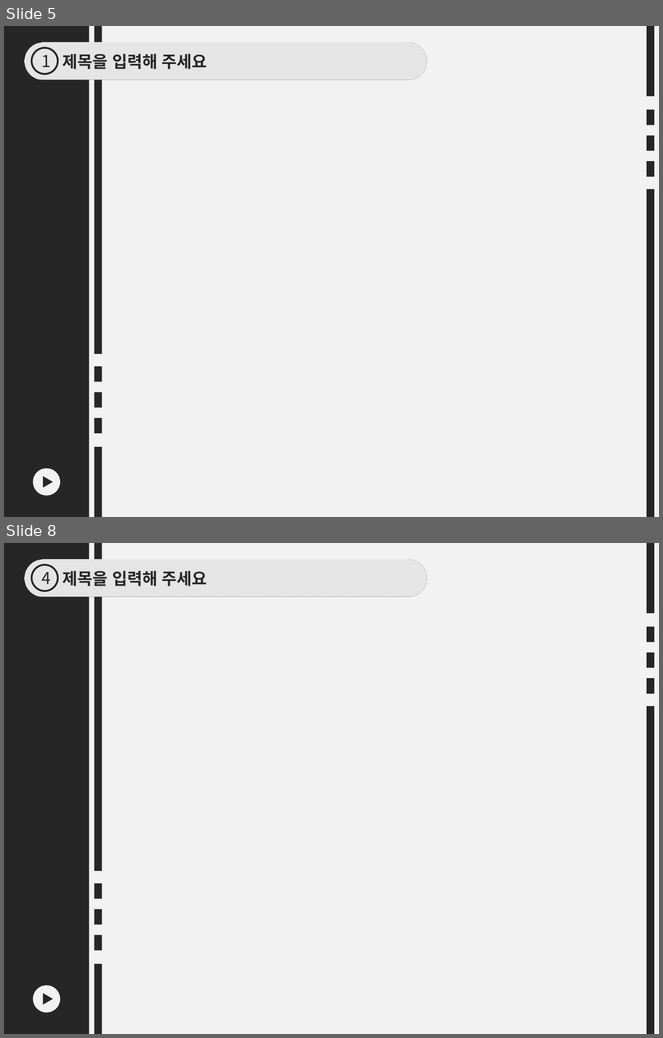
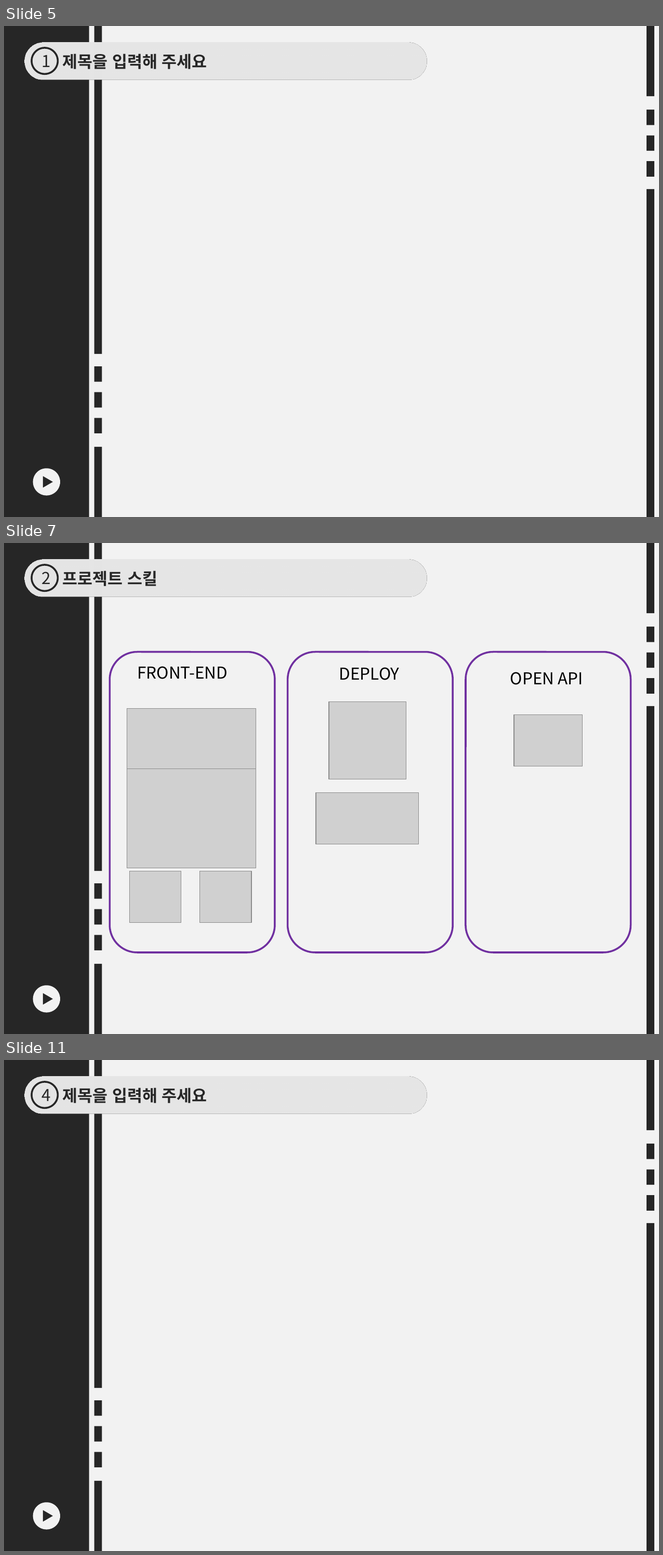
Before and after one commit to changwoon2/mapo-movie, a slide deck: 임창운_마포무비 PPT 템플릿.pptx. Shown one above the other, each under a label of ours: slides 5 and 8 before the commit, slides 5, 7 and 11 after it; the slides between them are not shown. The pictures are 663x1038 and 663x1555 pixels, drawn with LibreOffice and Linux fonts; fonts in the diff are those of the drawing; grey boxes stand for pictures. Boxes give left, top, right and bottom in pixels: in the first picture for what was removed or moved away, otherwise in the second. Text is boxed around its words. In the diff, an @@ line names an element or a change of style, - is before the commit and + after.

Commit message:
save

```diff
--- a/임창운_마포무비 PPT 템플릿.pptx
+++ b/임창운_마포무비 PPT 템플릿.pptx
@@ slide 7 added at (4, 543, 659, 1034), background #F2F2F2 @@
@@ rectangle added at (4, 543, 89, 1034), fill #262626 @@
@@ group added at (647, 543, 655, 1034): 5 rectangles @@
@@ rounded rectangle added at (24, 560, 427, 597), fill #F2F2F2, outline #262626 2 pt, 18 pt, text #262626, bold @@
+프로젝트 스킬
@@ ellipse added at (32, 565, 58, 591), outline #262626 2 pt, 18 pt, text #262626 @@
+2
@@ rounded rectangle added at (110, 652, 274, 953), outline #7030A0 2 pt @@
@@ rounded rectangle added at (288, 652, 453, 953), outline #7030A0 2 pt @@
@@ rounded rectangle added at (466, 652, 631, 953), outline #7030A0 2 pt @@
@@ text added at (137, 666, 228, 679), 18 pt, text #000000 @@
+FRONT-END
@@ text added at (339, 667, 400, 680), 18 pt, text #000000 @@
+DEPLOY
@@ text added at (510, 672, 583, 685), 18 pt, text #000000 @@
+OPEN API
@@ picture added at (127, 709, 256, 773) @@
@@ picture added at (329, 702, 406, 780) @@
@@ picture added at (515, 715, 583, 767) @@
@@ picture added at (127, 769, 256, 869) @@
@@ picture added at (316, 793, 419, 845) @@
@@ picture added at (129, 871, 181, 923) @@
@@ picture added at (200, 871, 252, 923) @@
@@ group added at (94, 543, 102, 1034): 5 rectangles @@
@@ ellipse added at (33, 986, 60, 1014), fill #F2F2F2 @@
@@ triangle added at (42, 994, 52, 1005), fill #262626 @@
@@ what was slide 8 is now slide 11 @@
```
Also in this commit, not shown: 3 slides changed, 3 other slides added, 1 slide removed.
